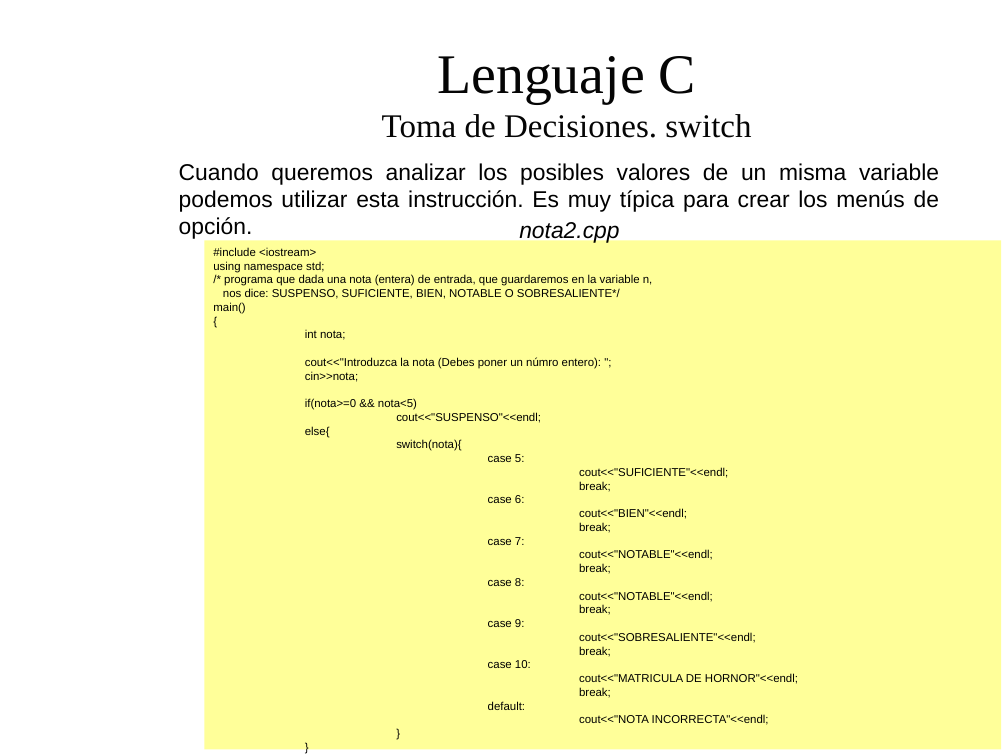
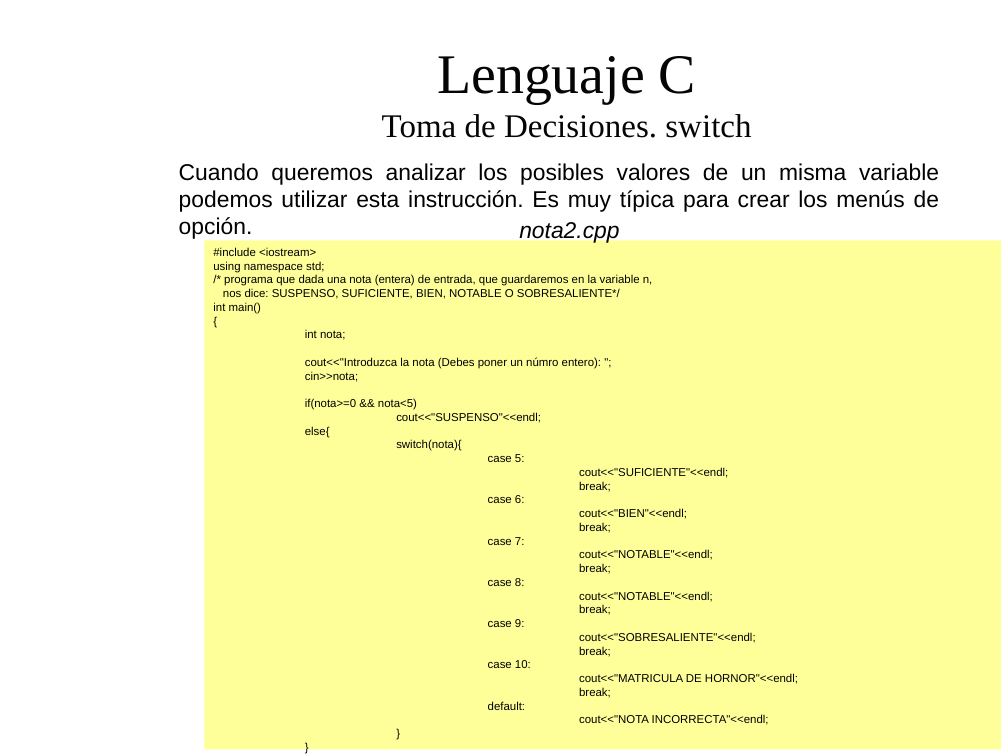
Before and after one commit to dolpo04/2bach, a slide deck: slide 35 of unidades/01_introduccion_a_la_programacion/presentacion/Tema1: Introduccion a la programacion.odp. Drawn at 1008x756 pixels with LibreOffice and Linux fonts; fonts in the diff are those of the drawing; background and template pictures are left out. Boxes give left, top, right and bottom in pixels: in the first picture for what was removed or moved away, otherwise in the second. Text is boxed around its words. In the diff, an @@ line names an element or a change of style, - is before the commit and + after.

```diff
--- a/unidades/01_introduccion_a_la_programacion/presentacion/Tema1: Introduccion a la programacion.odp
+++ b/unidades/01_introduccion_a_la_programacion/presentacion/Tema1: Introduccion a la programacion.odp
@@ text in rectangle at box(213, 302, 261, 314): text changed @@
-main()
+int main()
```
Also in this commit, not shown: 11 other slides changed, 3 other files.
